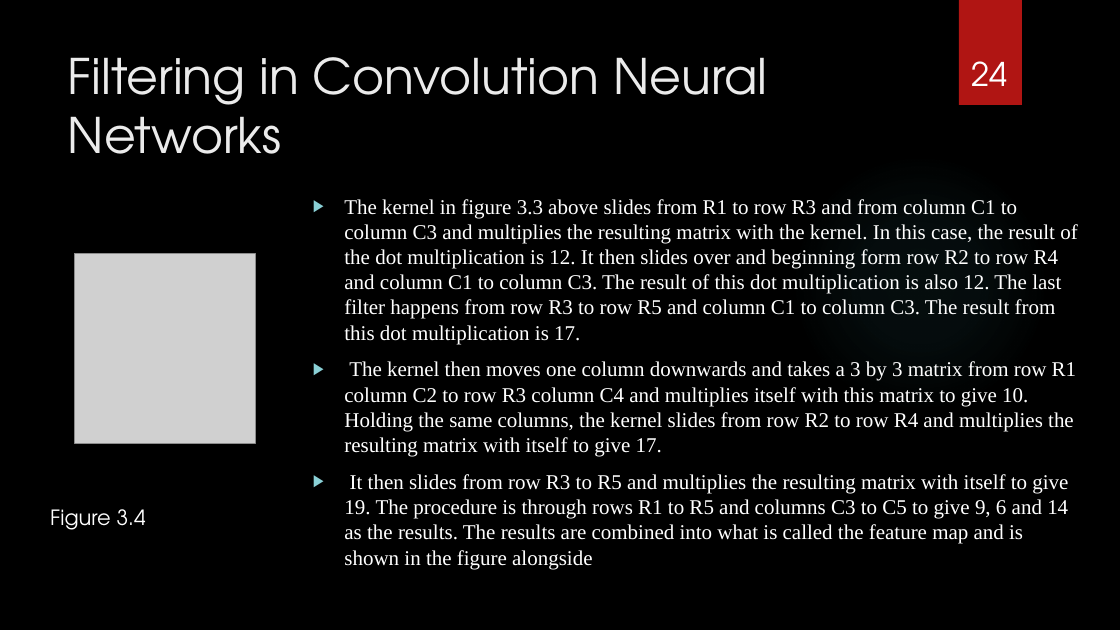
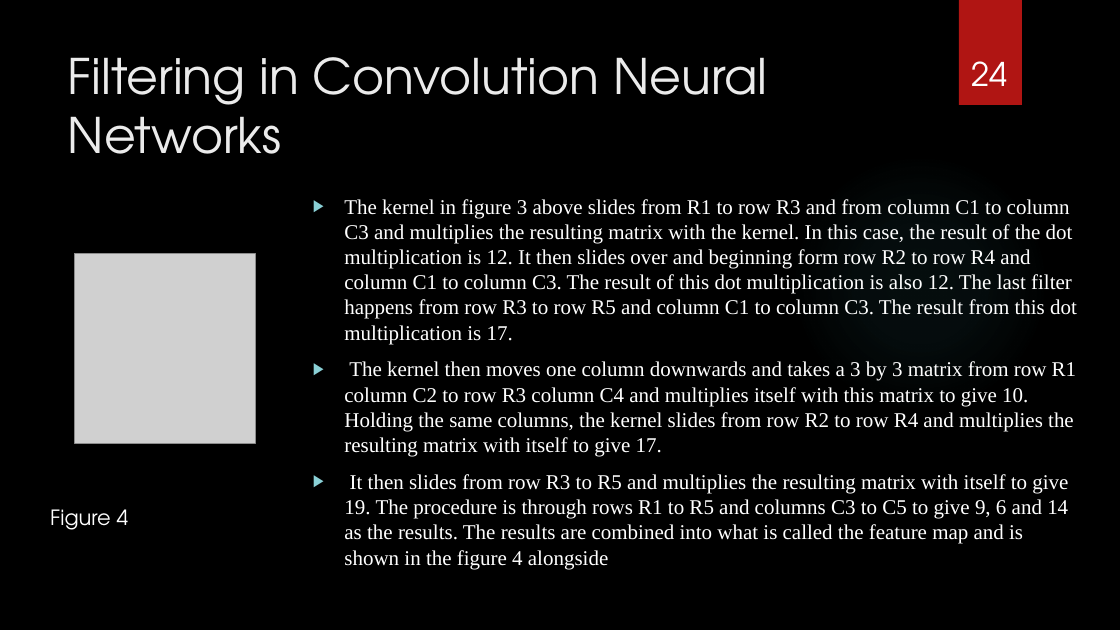
Before and after one commit to cycks/PgdThesis, a slide deck: slide 24 of mydocuments/Examining The Effect of Padding on Facial Recognition.pptx. Drawn at 1120x630 pixels with LibreOffice and Linux fonts; fonts in the diff are those of the drawing; grey boxes stand for pictures; background and template pictures are left out. Boxes give left, top, right and bottom in pixels: in the first picture for what was removed or moved away, otherwise in the second. Text is boxed around its words. In the diff, an @@ line names an element or a change of style, - is before the commit and + after.

```diff
--- a/mydocuments/Examining The Effect of Padding on Facial Recognition.pptx
+++ b/mydocuments/Examining The Effect of Padding on Facial Recognition.pptx
@@ text at [344, 199, 1077, 344]: text changed @@
-▶ The kernel in figure 3.3 above slides from R1 to row R3 and from column C1 to column C3 and multiplies the resulting matrix with the kernel. In this case, the result of the dot multiplication is 12. It then slides over and beginning form row R2 to row R4 and column C1 to column C3. The result of this dot multiplication is also 12. The last filter happens from row R3 to row R5 and column C1 to column C3. The result from this dot multiplication is 17.
+▶ The kernel in figure 3 above slides from R1 to row R3 and from column C1 to column C3 and multiplies the resulting matrix with the kernel. In this case, the result of the dot multiplication is 12. It then slides over and beginning form row R2 to row R4 and column C1 to column C3. The result of this dot multiplication is also 12. The last filter happens from row R3 to row R5 and column C1 to column C3. The result from this dot multiplication is 17.
@@ text at [344, 474, 1068, 569]: text changed @@
-▶ It then slides from row R3 to R5 and multiplies the resulting matrix with itself to give 19. The procedure is through rows R1 to R5 and columns C3 to C5 to give 9, 6 and 14 as the results. The results are combined into what is called the feature map and is shown in the figure alongside
+▶ It then slides from row R3 to R5 and multiplies the resulting matrix with itself to give 19. The procedure is through rows R1 to R5 and columns C3 to C5 to give 9, 6 and 14 as the results. The results are combined into what is called the feature map and is shown in the figure 4 alongside
@@ text at [50, 509, 129, 530]: text changed @@
-Figure 3.4
+Figure 4
```
Also in this commit, not shown: 14 other slides changed, 1 slide added, 2 slides removed, 4 other files.
